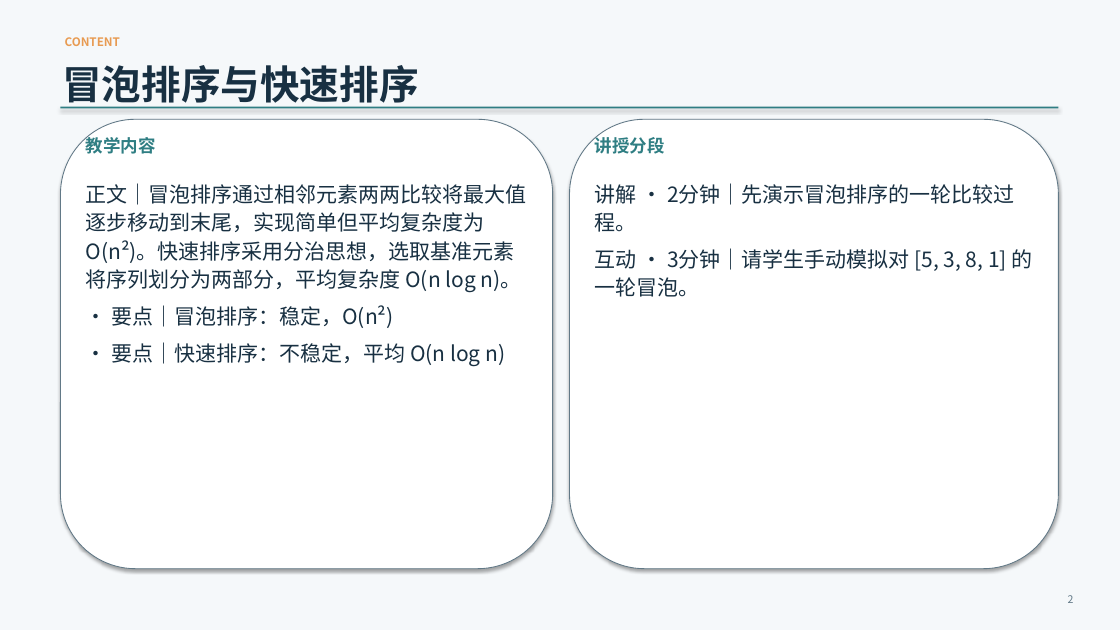
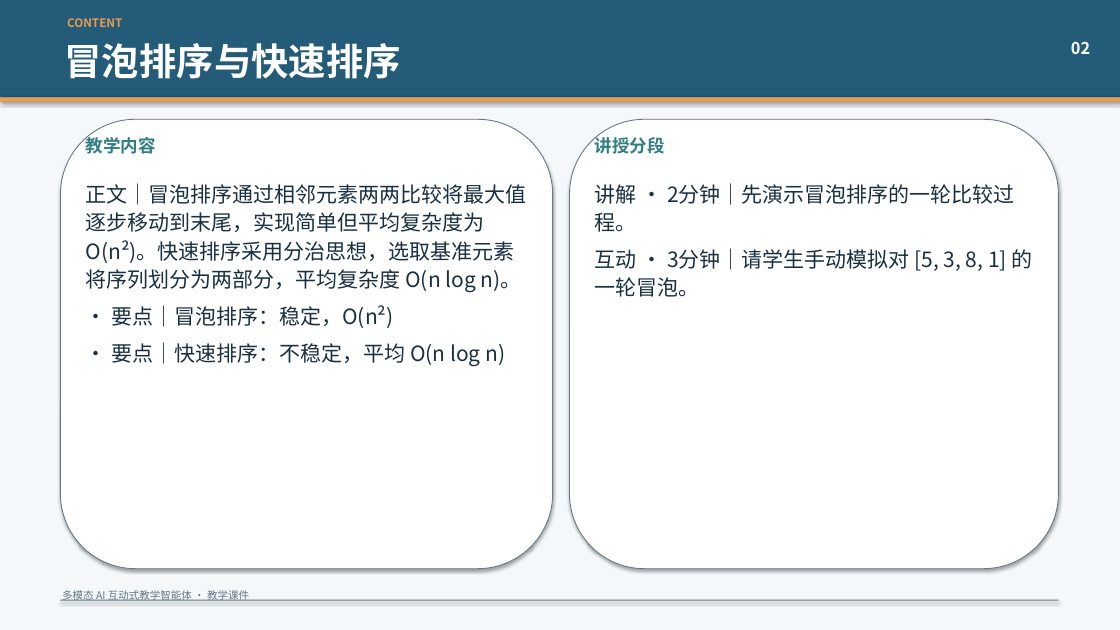
Before and after one commit to ggg333219/2026FWW-provin, a slide deck: slide 2 of docs/导出验证/sample_export.pptx. Drawn at 1120x630 pixels with LibreOffice and Linux fonts; fonts in the diff are those of the drawing. Boxes give left, top, right and bottom in pixels: in the first picture for what was removed or moved away, otherwise in the second. Text is boxed around its words. In the diff, an @@ line names an element or a change of style, - is before the commit and + after.

```diff
--- a/docs/导出验证/sample_export.pptx
+++ b/docs/导出验证/sample_export.pptx
@@ rectangle added at (0,0,1120,97), fill #245B78 @@
@@ text "CONTENT": place and size @@
-text "CONTENT" at (65,37,120,46)
+text "CONTENT" at (67,18,122,27)
@@ text "冒泡排序与快速排序": place and size @@
-text "冒泡排序与快速排序" at (62,65,419,109)
+text "冒泡排序与快速排序" at (65,43,401,79)
@@ text "冒泡排序与快速排序" at (65,43,401,79): size 34 to 32 pt, text colour #183042 to #FFFFFF @@
@@ text added at (1071,41,1090,54), 14 pt, text #FFFFFF, bold @@
+02
@@ rectangle: place and size @@
-rectangle at (60,107,1059,108)
+rectangle at (0,97,1120,102)
@@ rectangle at (0,97,1120,102): fill #2F7E83 to #E89B52 @@
@@ text added at (62,590,249,601), 9 pt, text #627987 @@
+多模态 AI 互动式教学智能体 · 教学课件
@@ text removed at (1068,595,1074,603) @@
-2
@@ rectangle added at (60,600,1059,601), fill #627987 @@
```
Also in this commit, not shown: 4 other slides changed, 24 other files.
